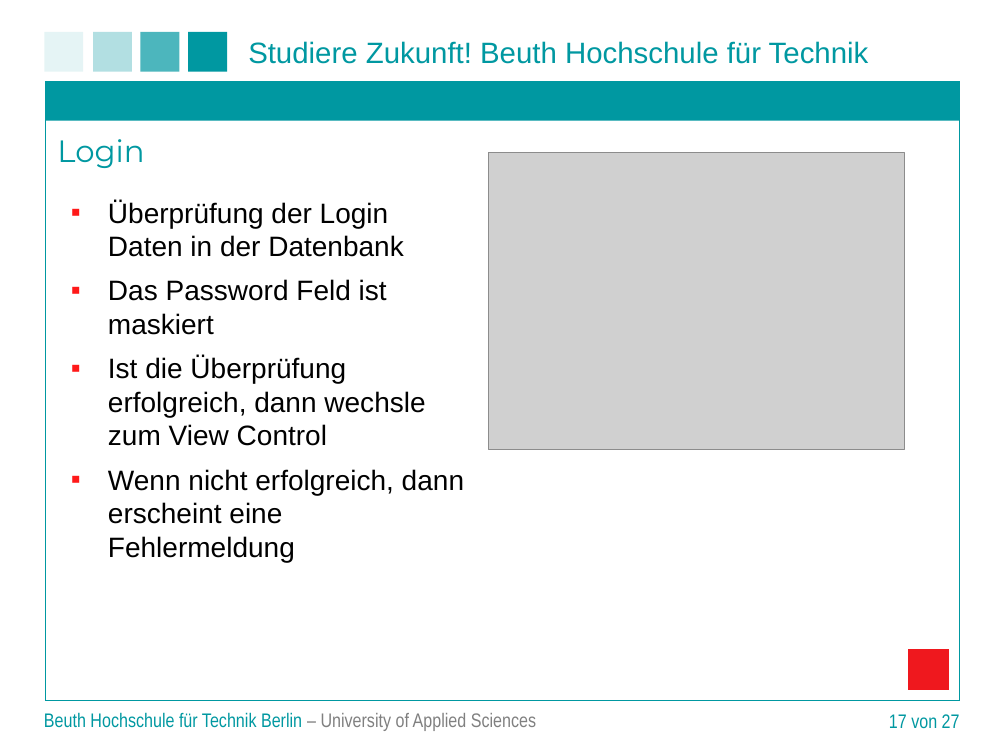
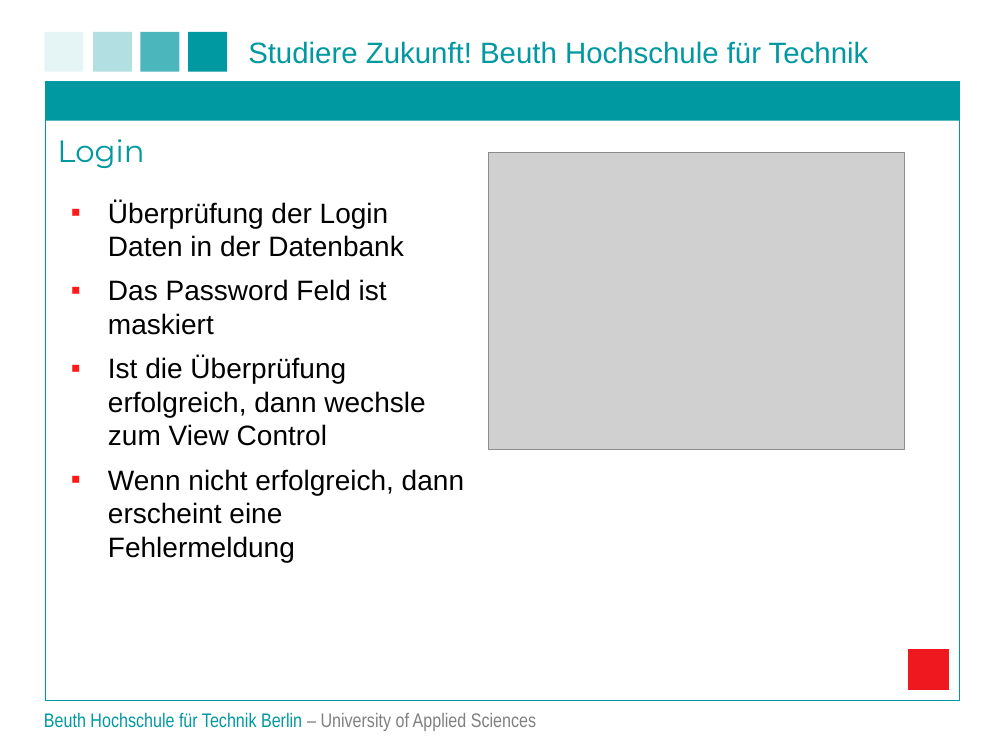
Before and after one commit to matt-han/TuerSpion, a slide deck: slide 16 of Projektpraesentation.ppt (slide 17 before the commit). Drawn at 1008x756 pixels with LibreOffice and Linux fonts; fonts in the diff are those of the drawing; grey boxes stand for pictures; background and template pictures are left out. Boxes give left, top, right and bottom in pixels: in the first picture for what was removed or moved away, otherwise in the second. Text is boxed around its words. In the diff, an @@ line names an element or a change of style, - is before the commit and + after.

```diff
--- a/Projektpraesentation.ppt
+++ b/Projektpraesentation.ppt
@@ page number removed at <box>889,714,960,729</box> @@
-17 von 27
```
Also in this commit, not shown: 19 other slides changed, 2 slides removed.
